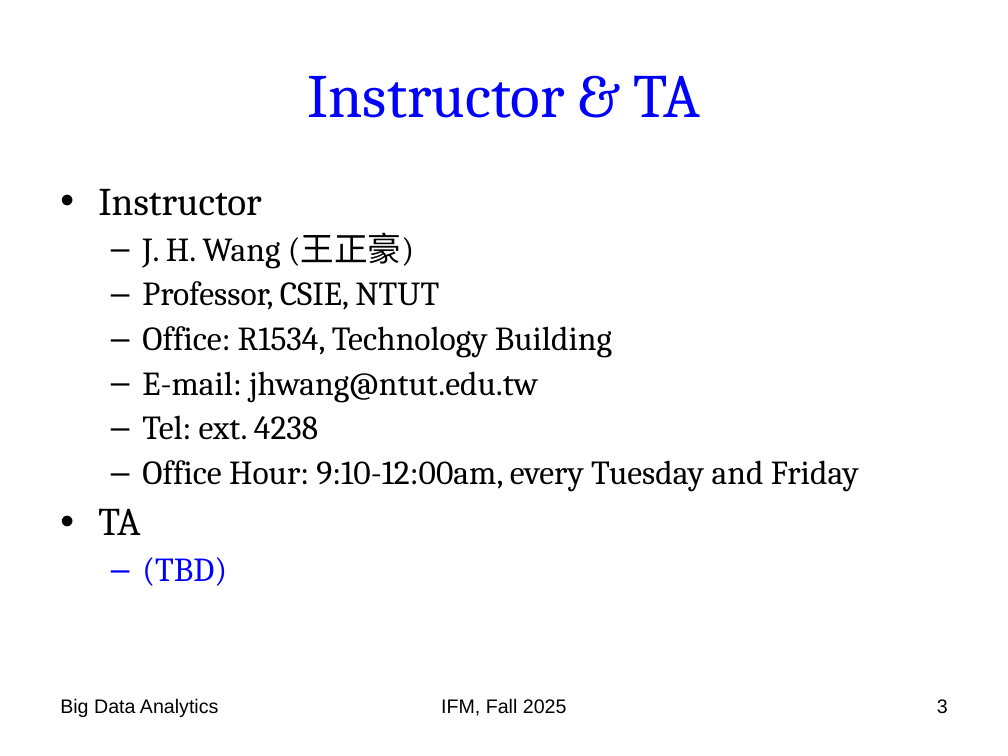
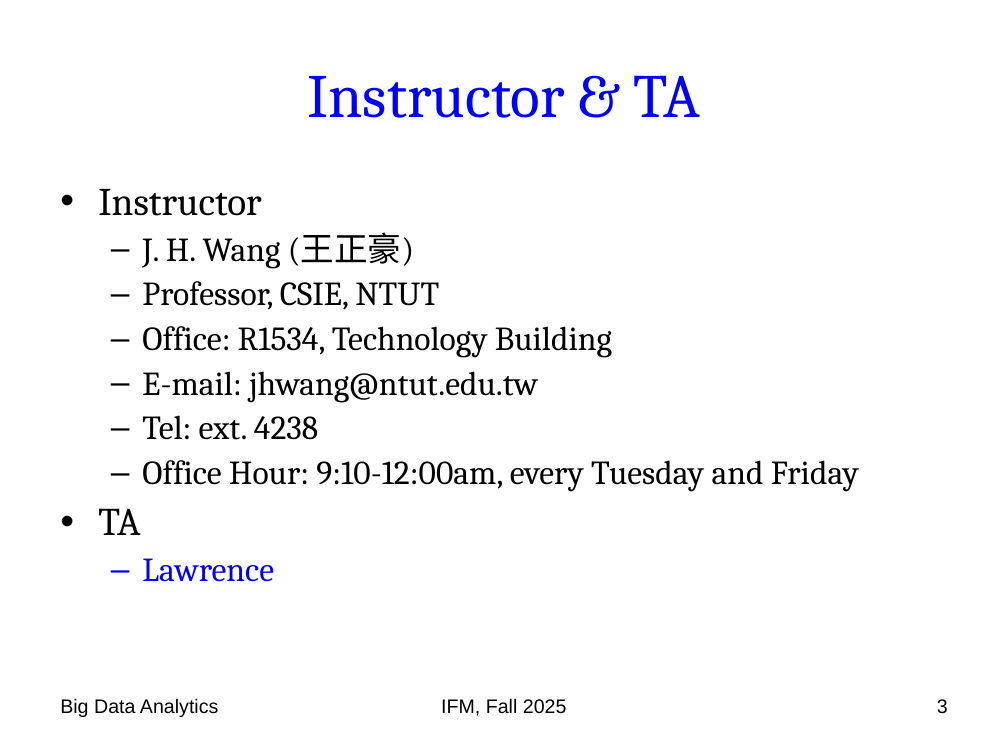
Before and after one commit to chriswjh/chriswjh.github.io, a slide deck: slide 3 of BDA_IFM/00-overview.ppt. Drawn at 1008x756 pixels with LibreOffice and Linux fonts; fonts in the diff are those of the drawing. Boxes give left, top, right and bottom in pixels: in the first picture for what was removed or moved away, otherwise in the second. Text is boxed around its words. In the diff, an @@ line names an element or a change of style, - is before the commit and + after.

```diff
--- a/BDA_IFM/00-overview.ppt
+++ b/BDA_IFM/00-overview.ppt
@@ text at [142,558,274,582]: text changed @@
-  – (TBD)
+  – Lawrence
```
Also in this commit, not shown: 3 other slides changed.
